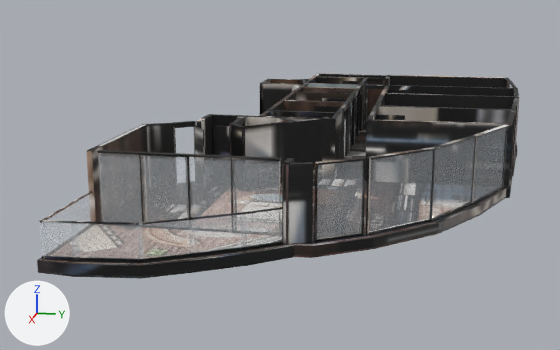
Two versions of the glTF model akasya-3d/kent-17/model.glb, one commit apart.
Rendered twice from a camera (50 mm lens) standing at (30.0, 3.1, 7.0) and looking at (0.9, -2.7, -0.3). Arrows for +X, +Y and +Z are at lower left; the lights stay in place. The picture after the commit comes second. Where no turn or scale is listed for an object, it has been applied to the vertices. Vertices at exactly the same position are counted once.
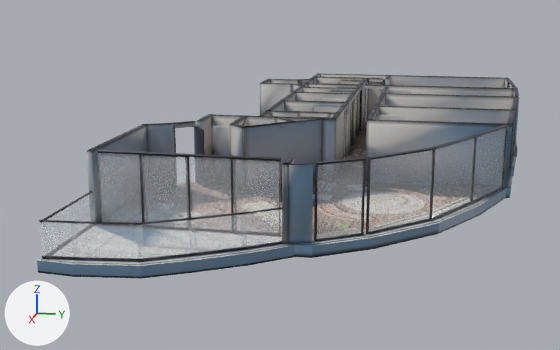
Scene script edits in JSON lines:
```json
{"block": "mat_baked", "where": "n3 = _N.new('ShaderNodeMapping'); n3.name = 'Mapping'"}
{"op": "set", "path": "n3.inputs[1].default_value", "old": "(0.00165, -14.95, 0.0)", "new": "(0.00135, -14.96, 0.0)", "note": "'Location'"}
{"op": "set", "path": "n3.inputs[3].default_value", "old": "(15.93, 15.95, 1.0)", "new": "(15.95, 15.96, 1.0)", "note": "'Scale'"}
{"block": "me_mesh_0", "where": "# used by ob_mesh_0; location = (-12.36, 6.95, -0.36)"}
{"op": "remove", "block": "me_mesh_0", "code": "me_mesh_0.from_pydata(...)  # 4158 vertices, 7280 faces; spans x 0.0..24.8, y -14.0..0.0, z 0.0..2.6"}
{"op": "add", "block": "me_mesh_0", "code": "me_mesh_0.from_pydata(...)  # 4743 vertices, 8642 faces; spans x 0.0..24.8, y -14.0..0.0, z 0.0..2.6"}
{"block": "me_mesh_0", "change": "me_mesh_0 part 1: 40 vertices moved within x 1.7..16.8, y -10.9..-0.4, z 0.0..2.6; 8 vertices removed from x 3.2..4.7, y -10.6, z 0.4..2.6; 560 vertices added at x 0.1..16.9, y -12.4..0.0, z 0.0..2.6"}
{"block": "me_mesh_0", "change": "me_mesh_0 part 2: 2 vertices moved within x 21.4..21.6, y -13.8..-13.7, z 0.3..0.4; 27 vertices added at x 21.3..21.6, y -13.9..-13.6, z 0.0..0.4"}
{"block": "me_mesh_0", "change": "me_mesh_0 part 3: 6 vertices added at x 22.1..22.2, y -7.6..-7.5, z 0.0..0.4"}
{"block": "me_mesh_0", "change": "me_mesh_0 part 4: 5472 kept faces spanning x 0.0..24.8, y -14.0..-0.1, z 0.0..2.6 get new texture (UV) coordinates"}
```

What differs and where, as boxes (x1, y1, x2, y2) in the pictures (560 x 350 px):
```json
{"object": "Mesh_0", "change": "surface changed", "before": [37, 73, 519, 279], "after": [37, 73, 519, 279], "on screen": "lighter"}
{"part": 1, "of": "me_mesh_0", "change": "reshaped", "before": [230, 79, 364, 156], "after": [230, 74, 519, 215]}
{"part": 2, "of": "me_mesh_0", "change": "reshaped", "after": [38, 152, 479, 260], "on screen": "mostly hidden"}
{"part": 3, "of": "me_mesh_0", "change": "added", "after": [249, 204, 476, 264]}
{"part": 4, "of": "me_mesh_0", "change": "surface changed", "before": [39, 73, 519, 264], "after": [39, 73, 519, 264]}
```
